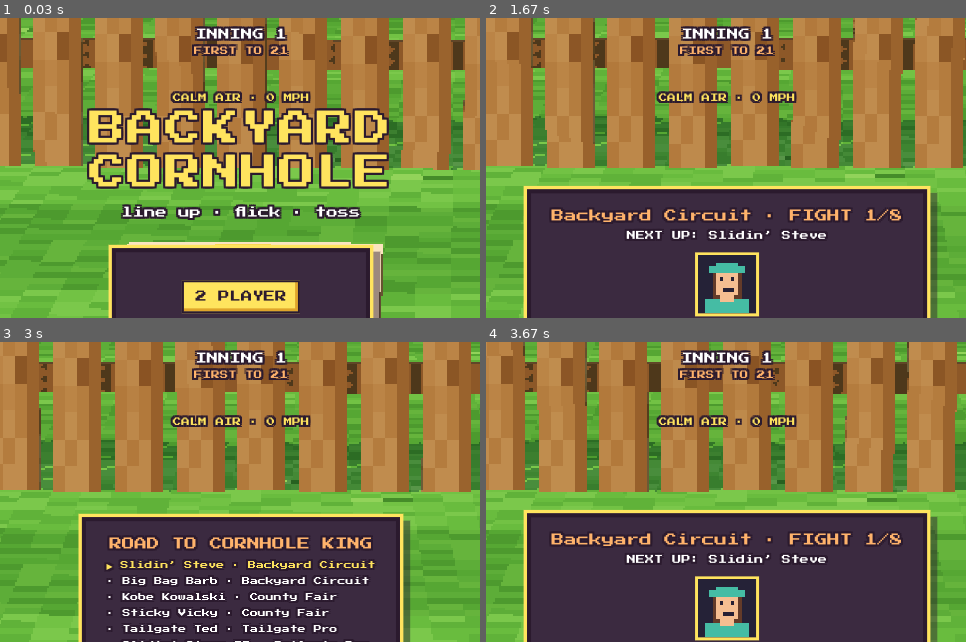
Above: before the commit, frames 1-4 (two rows, left to right).
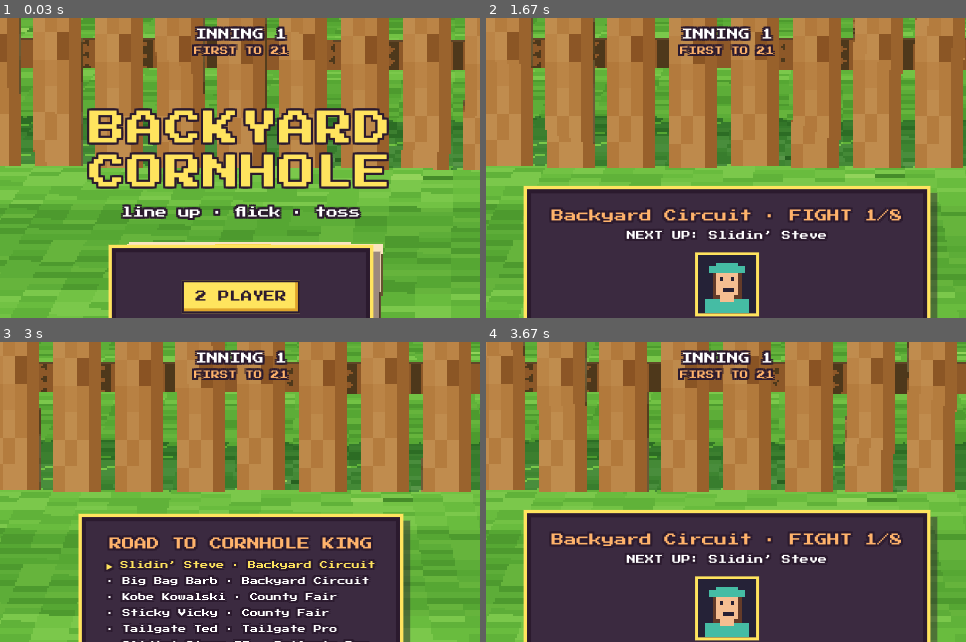
Above: after the commit, the same moments.

Repository: Ashe-Oro/backyard-games
Game: browser game, page index.html
The game is run twice, just before and just after one commit, with the same random seed, the same clock (stepped at 60 frames per second) and the same inputs.
Inputs:
- Up to frame 1 (0.03 s): no input
- Up to frame 2 (1.67 s): click "NORMAL" at 0.27 s; click "START TOURNAMENT" at 0.52 s; click "CONTINUE CAREER" at 0.77 s; hold D 1.03-1.53 s; click "MORE" at 1.27 s; tap E at 1.52 s; hold A from 1.58 s (still down)
- Up to frame 3 (3 s): click "NEXT UP: Slidin’ Steve" at 1.77 s; click "SLICK SIDE DOWN" at 2.02 s; release A at 2.15 s; hold D 2.2-2.87 s; tap F at 2.27 s; click "CIRCUIT MAP" at 2.77 s; hold A from 2.92 s (still down)
- Up to frame 4 (3.67 s): tap Enter at 3.02 s; release A at 3.35 s; hold D from 3.4 s (still down); click "CONTINUE CAREER" at 3.52 s
The pictures show only the part of the screen within x 25-75%, y 0-50%; the shares and areas given below are measured in that part.

The runs differ from the first frame. In frame 1, 0.9% of the frame differs, in the area x 35-65%, y 24-29%; in frame 2, 0.9%; in frame 3, 0.9%; in frame 4, 0.9%.

Commit message:
Codex batch 4: wind widget + flag

Diff:
--- /dev/null
+++ b/codex-out-4.txt
@@ -0,0 +1,5 @@
+Completed batch 4: right-side wind arrow and MPH widget, hidden when calm, plus a flag that follows wind direction and flutters faster and stiffer at higher speeds.
+
+All four Playwright suites and `git diff --check` passed. Summary: [codex-summary-4.md](/workspace/cornhole/codex-summary-4.md).
+
+Changes remain in the working tree; `.git` was only read.
--- a/index.html
+++ b/index.html
@@ -79,7 +79,7 @@
 #panel .go:hover{background:#fff07f}
 #panel .note{font-size:.65em;line-height:1.8;margin-top:1em;opacity:.8}
 @media (max-width:560px){#hint .l2{display:none}#hint{padding:0 4em 0 9em}#title{top:12%}#title h1{font-size:2.4em}}
-#conditions{position:absolute;top:12%;left:0;right:0;text-align:center;font-size:.75em;line-height:1.9}#wind{color:#ffe45e}
+#conditions{position:absolute;top:12%;left:0;right:0;text-align:center;font-size:.75em;line-height:1.9}#wind{position:absolute;right:2%;top:35%;padding:10px;background:#2b1a2ee6;border:2px solid #ffe45e;color:#ffe45e;text-align:center;font-size:clamp(8px,1.5vmin,12px);line-height:1.7}#wind[hidden]{display:none}#wind-arrow{display:block;font:36px/1 sans-serif;margin:2px auto 8px;width:36px}#wind-speed{white-space:nowrap}
 #touch-controls{position:absolute;bottom:8%;left:1%;display:grid;grid-template-columns:repeat(4,auto);gap:4px;pointer-events:auto}#touch-controls button{font-size:7px;min-height:32px}#hint{bottom:1%;} .btns{bottom:21%}
 @media(min-width:800px) and (pointer:fine){#touch-controls{bottom:8%;}#hint{padding:0 5em 0 20em}}
 @media(max-height:450px){#turn{top:24%}#touch-controls{bottom:9%;grid-template-columns:repeat(4,auto)}#touch-controls b …(210 unchanged characters)…
@@ -101,7 +101,7 @@
     <div id="turn" class="ol"></div>
     <div id="msg" class="ol"></div>
     <div id="meter"><div id="fill"></div><div id="onb"></div><div id="sweet"></div><div class="mlbl ol">PWR</div></div>
-    <div id="conditions" class="ol"><div id="wind"></div><div id="setup"></div></div>
+    <div id="wind" class="ol" hidden role="status"><span>WIND</span><span id="wind-arrow" aria-hidden="true">↑</span><span id="wind-speed"></span></div><div id="conditions" class="ol"><div id="setup"></div></div>
     <div id="touch-controls"><button class="hb" data-control="arrowleft" aria-label="STEP ←">STEP ←</button><button cla …(355 unchanged characters)…
     <div id="height-choice"><button class="hb" data-height="0">PUSH</button><button class="hb" data-height="1">NORMAL</button><button class="hb" data-height="2">KOBE</button></div><div id="hint" class="ol"></div>
     <div class="btns"><button class="hb" id="side" title="Which side of the bag lands down (F)">SLICK SIDE</button><but …(225 unchanged characters)…
@@ -357,6 +357,7 @@
 }
 
 // ---------- props ----------
+let pennant;
 {
   // cooler + cups
   const cg = new THREE.Group(); cg.position.set(2.5, 0, -7.0); cg.rotation.y = -0.4;
@@ -377,9 +378,20 @@
   box(1.0, 0.45, 0.5, hm, 0, 0.225, 0, hb); box(1.0, 0.45, 0.5, hm, 0.15, 0.225, -0.55, hb); box(1.0, 0.45, 0.5, hm, 0.05, 0.675, -0.3, hb);
   const pen = new THREE.Group(); pen.position.set(0.1, 0.9, -0.3); hb.add(pen);
   box(0.03, 0.5, 0.03, lam('#7a4b2a'), 0, 0.25, 0, pen);
-  const flag = box(0.32, 0.2, 0.01, lam('#ff6a4d'), 0.17, 0.38, 0, pen);
-  box(0.32, 0.067, 0.012, lam('#fff4dc'), 0.17, 0.38, 0, pen);
+
   scene.add(hb);
+  // World-space cloth keeps the hay bales' rotation out of the wind direction.
+  hb.updateMatrixWorld(true);
+  const geometry = new THREE.PlaneGeometry(.32, .2, 16, 6);
+  const colors = [];
+  for(let i=0;i<geometry.attributes.position.count;i++) {
+    const c=new THREE.Color(Math.abs(geometry.attributes.position.getY(i))<.04?'#fff4dc':'#ff6a4d');
+    colors.push(c.r,c.g,c.b);
+  }
+  geometry.setAttribute('color',new THREE.Float32BufferAttribute(colors,3));
+  pennant=new THREE.Mesh(geometry,lam({vertexColors:true,side:THREE.DoubleSide}));
+  pennant.position.copy(pen.localToWorld(new THREE.Vector3(.015,.48,0)));
+  scene.add(pennant);
   // grill
   const gr = new THREE.Group(); gr.position.set(-5.2, 0, -9.6);
   const bowl = new THREE.Mesh(new THREE.SphereGeometry(0.32, 8, 6), lam({ color: '#2b2b33', flatShading: true })); bowl.position.y = 0.85; bowl.castShadow = true; gr.add(bowl);
@@ -686,7 +698,10 @@
     ui.turn.textContent = M.vs === 'cpu' ? (t === 0 ? 'YOUR THROW' : 'CPU IS THROWING...') : TEAM[t] + "'S THROW";
     ui.turn.style.opacity = 1;
   } else ui.turn.style.opacity = 0;
-  $('wind').textContent = wind.mph===0 ? 'CALM AIR · 0 MPH' : `${['↑','↗','→','↘','↓','↙','←','↖'][Math.round(wind.angle / (Math.PI / 4)) % 8]} ${wind.mph} MPH`;
+  $('wind').hidden = wind.mph <= 0;
+  $('wind-speed').textContent = `${wind.mph} MPH`;
+  $('wind-arrow').style.transform = `rotate(${wind.angle}rad)`;
+  $('wind').setAttribute('aria-label', `Wind blowing ${['away','away and right','right','toward you and right','toward you','toward you and left','left','away and left'][Math.round(wind.angle/(Math.PI/4))%8]} at ${wind.mph} miles per hour`);
   document.querySelectorAll('[data-height]').forEach(b=>b.setAttribute('aria-pressed',String(+b.dataset.height===M.arc)));
   $('reset-bags').hidden=!M.practice;
   ui.t[1].hidden=M.practice;
@@ -1040,6 +1055,22 @@
   if (k === 'a' && keyAim < 0) keyAim = 0;
   if (k === 'd' && keyAim > 0) keyAim = 0;
 });
+
+// The free end droops in calm air; stronger wind extends it and tightens the ripples.
+function animatePennant(seconds) {
+  const strength=Math.min(1,wind.mph/12), extension=wind.mph>0?.45+.55*strength:0;
+  const dx=wind.mph>0?Math.sin(wind.angle):1, dz=wind.mph>0?-Math.cos(wind.angle):0;
+  const frequency=2+wind.mph*1.1, amplitude=wind.mph>0?.035*(1-.65*strength):0;
+  const pos=pennant.geometry.attributes.position;
+  for(let i=0;i<pos.count;i++) {
+    const u=(i%17)/16, row=Math.floor(i/17)/6;
+    const along=.32*u*extension+.018*u*(1-extension);
+    const ripple=Math.sin(seconds*frequency-u*11)*amplitude*u + .012*Math.sin(row*Math.PI*2)*u*(1-extension);
+    pos.setXYZ(i,dx*along-dz*ripple,-.2*row*(1-.8*u)-.30*u*(1-extension),dz*along+dx*ripple);
+  }
+  pos.needsUpdate=true;pennant.geometry.computeVertexNormals();pennant.geometry.computeBoundingSphere();
+  pennant.userData={extension,frequency,amplitude};
+}
 
 // ---------- loop ----------
 const clock = new THREE.Clock();
@@ -1105,6 +1136,7 @@
   dog.head.position.y = 0.55 + Math.abs(Math.sin(time * 1.5)) * 0.008;
   for (const s of smoke) { s.t = (s.t + dt * 0.25) % 1; s.b.position.set(-5.2 + Math.sin(s.t * 6 + 1) * 0.15, 1.25 + s.t * 1.6, -9.6 + s.t * 0.3); s.b.material.opacity = 0.55 * (1 - s.t); s.b.scale.setScalar(0.6 + s.t * 1.4); }
   for (const c of confetti) if (c.life > 0) { c.life -= dt; c.v.y -= 6 * dt; c.m.position.addScaledVector(c.v, dt); c.m.rotation.x += dt * 8; if (c.m.position.y < 0.02) { c.m.position.y = 0.02; c.v.set(0, 0, 0); } if (c.life <= 0) c.m.visible = false; }
+  animatePennant(time);
   renderer.render(scene, camera);
   requestAnimationFrame(frame);
 }
@@ -1120,6 +1152,8 @@
 
 window.__game = {
   get state() { return { practice:M.practice, practiceStats:{...M.practiceStats}, heights:[...M.heights], side:[...M.si …(475 unchanged characters)…
+  _setWind:(mph,angle)=>{wind.mph=mph;wind.angle=angle;wind.x=Math.sin(angle)*mph*.025;wind.z=-Math.cos(angle)*mph*.025;renderHud();},
+  _flag:(seconds)=>{if(seconds!==undefined)animatePennant(seconds);return {...pennant.userData,vertices:Array.from(pennant.geometry.attributes.position.array)};},
   _screenPoint:(x,z)=>{const v=new THREE.Vector3(x,.2,z).project(camera);return {x:(v.x+1)*wrap.clientWidth/2,y:(1-v.y)*wrap.clientHeight/2};},
   get career(){return {...career,roster:roster.map(o=>({...o})),active:!!M.career};},
   careerMap, careerIntro,
Binary file changed: shots/card.png
Binary file changed: shots/career-card.png
Binary file changed: shots/career-champion.png
Binary file changed: shots/career-desktop.png
Binary file changed: shots/career-intro.png
Binary file changed: shots/career-mobile.png
Binary file changed: shots/desktop.png
Binary file changed: shots/mobile.png
Binary file changed: shots/task3-390.png
Binary file changed: shots/task3-480.png
Binary file changed: shots/task3-practice.png
Binary file changed: shots/task3-sweet.png
(and 7 more such lines)
